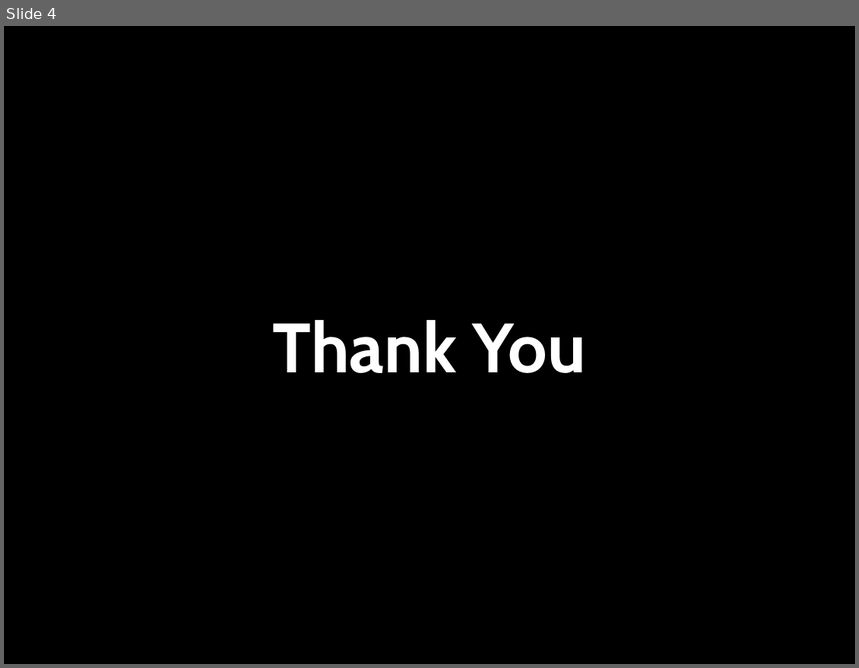
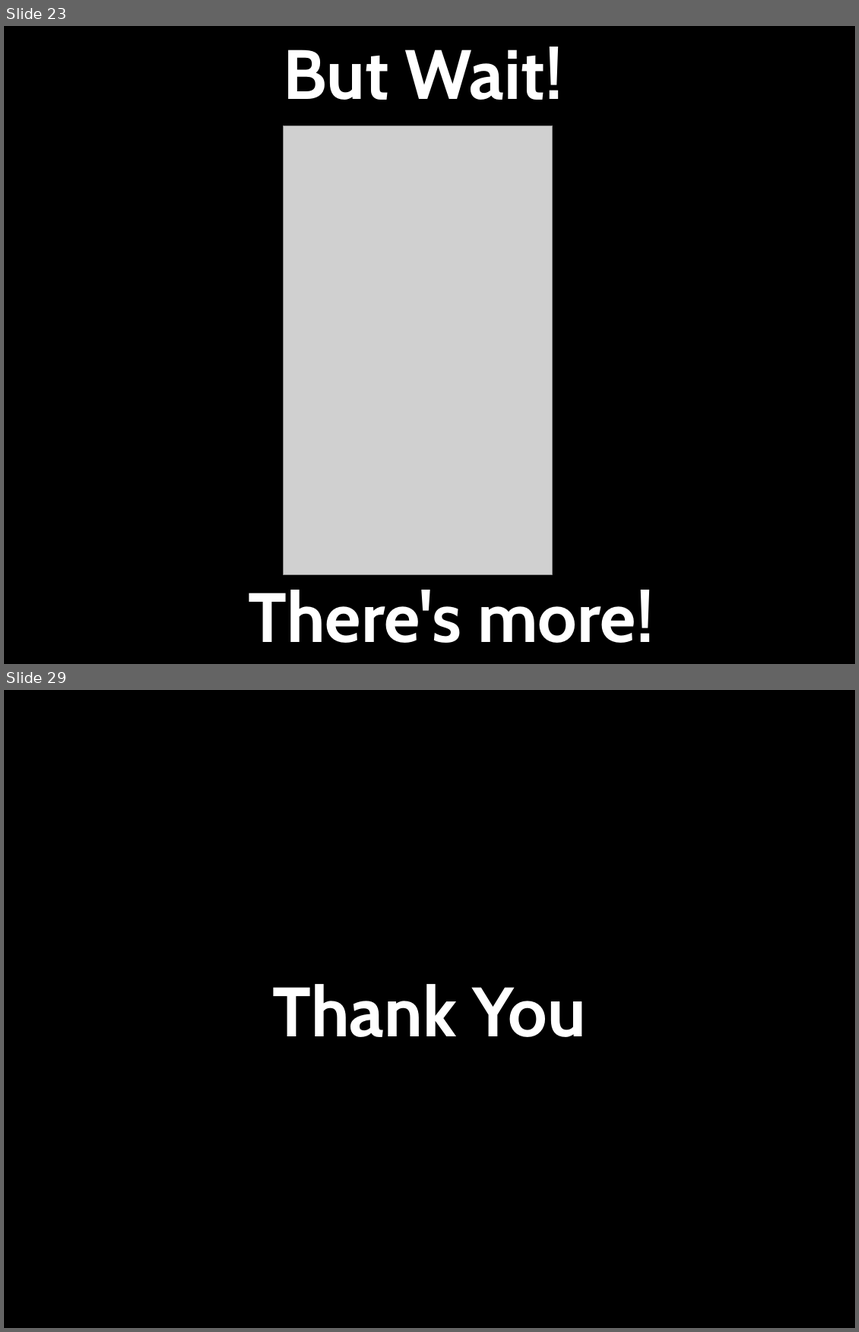
Before and after one commit to ubu/yapcna_2012, a slide deck: magpie.ppt. Shown one above the other, each under a label of ours: slide 4 before the commit, slides 23 and 29 after it; the slides between them are not shown. The pictures are 859x668 and 859x1332 pixels, drawn with LibreOffice and Linux fonts; fonts in the diff are those of the drawing; grey boxes stand for pictures. Boxes give left, top, right and bottom in pixels: in the first picture for what was removed or moved away, otherwise in the second. Text is boxed around its words. In the diff, an @@ line names an element or a change of style, - is before the commit and + after.

```diff
--- a/magpie.ppt
+++ b/magpie.ppt
@@ slide 23 added at [4,26,855,664], background #000000 @@
@@ title added at [284,47,563,100], 84 pt, text #FFFFFF, bold @@
+But Wait!
@@ picture added at [284,126,553,575] @@
@@ text added at [249,590,654,643], 84 pt, text #FFFFFF, bold @@
+There's more!
@@ what was slide 4 is now slide 29 @@
```
Also in this commit, not shown: 2 slides changed, 24 other slides added, 5 other files.
